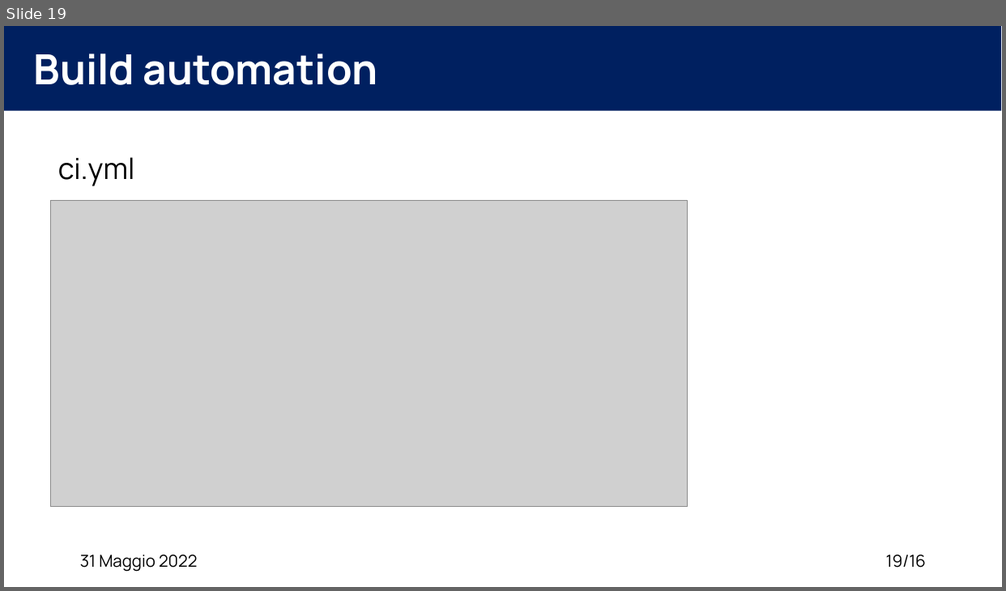
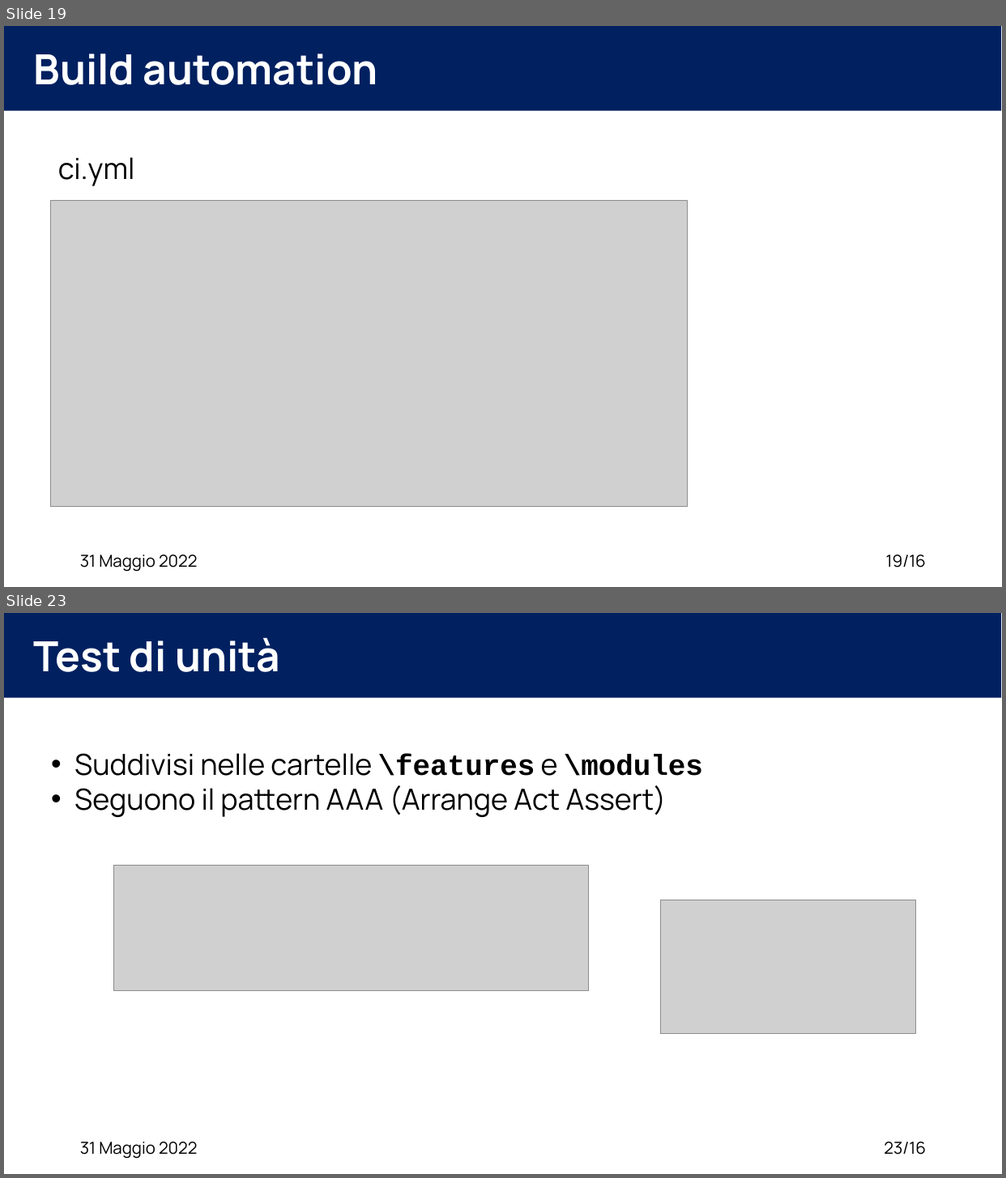
Before and after one commit to XidaZ3/MTSSAssignment3, a slide deck: MTSSAssignment3.pptx. Shown one above the other, each under a label of ours: slide 19 before the commit, slides 19 and 23 after it; the slides between them are not shown. The pictures are 1006x591 and 1006x1178 pixels, drawn with LibreOffice and Linux fonts; fonts in the diff are those of the drawing; grey boxes stand for pictures. Boxes give left, top, right and bottom in pixels: in the first picture for what was removed or moved away, otherwise in the second. Text is boxed around its words. In the diff, an @@ line names an element or a change of style, - is before the commit and + after.

Commit message:
test iniziati

```diff
--- a/MTSSAssignment3.pptx
+++ b/MTSSAssignment3.pptx
@@ slide 23 added at (x1=4, y1=613, x2=1002, y2=1174), background #FFFFFF @@
@@ rectangle added at (x1=4, y1=613, x2=1002, y2=697), fill #002060 @@
@@ title added at (x1=34, y1=637, x2=280, y2=672), 40 pt, text #FFFFFF, bold @@
+Test di unità
@@ text added at (x1=74, y1=753, x2=703, y2=817), 28 pt, text #000000 @@
+• Suddivisi nelle cartelle \features e \modules
+• Seguono il pattern AAA (Arrange Act Assert)
@@ picture added at (x1=114, y1=865, x2=588, y2=991) @@
@@ picture added at (x1=661, y1=900, x2=915, y2=1033) @@
@@ text added at (x1=80, y1=1142, x2=198, y2=1159), 16 pt, text #000000 @@
+31 Maggio 2022
@@ page number added at (x1=884, y1=1142, x2=926, y2=1155), 16 pt, text #000000 @@
+23/16
```
Also in this commit, not shown: 11 slides changed, 3 other slides added, 5 other files.
